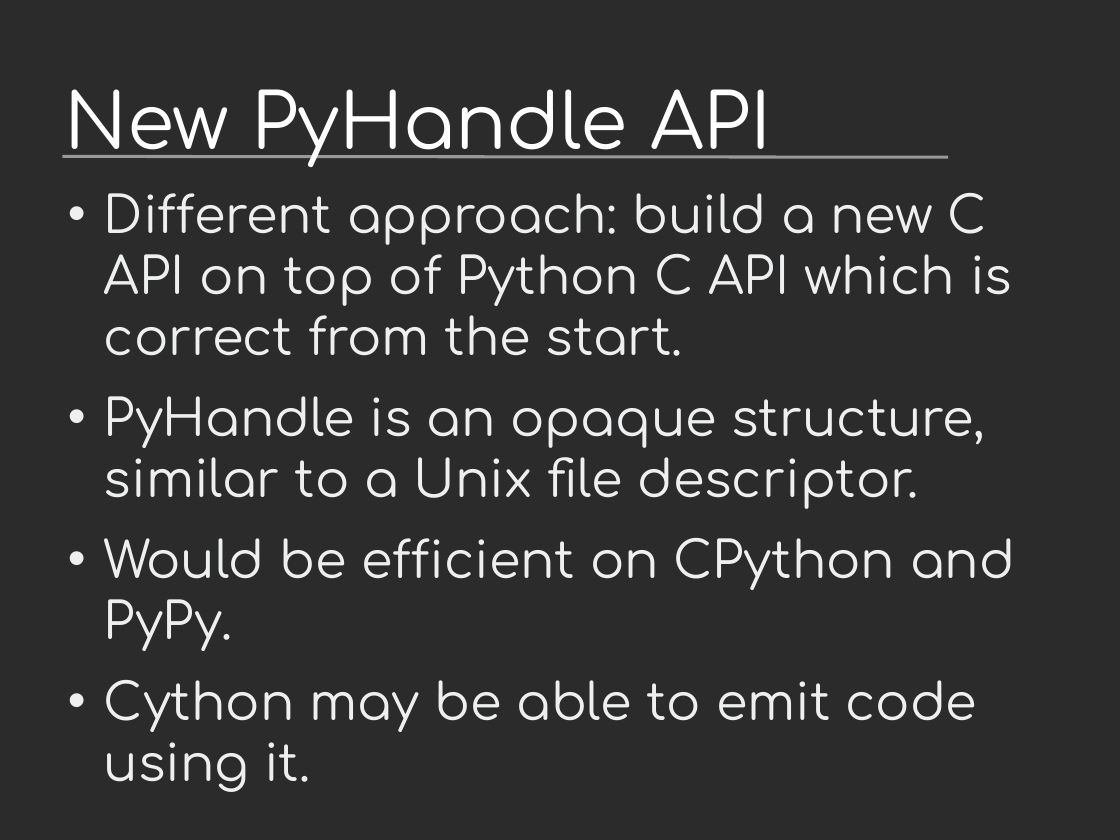
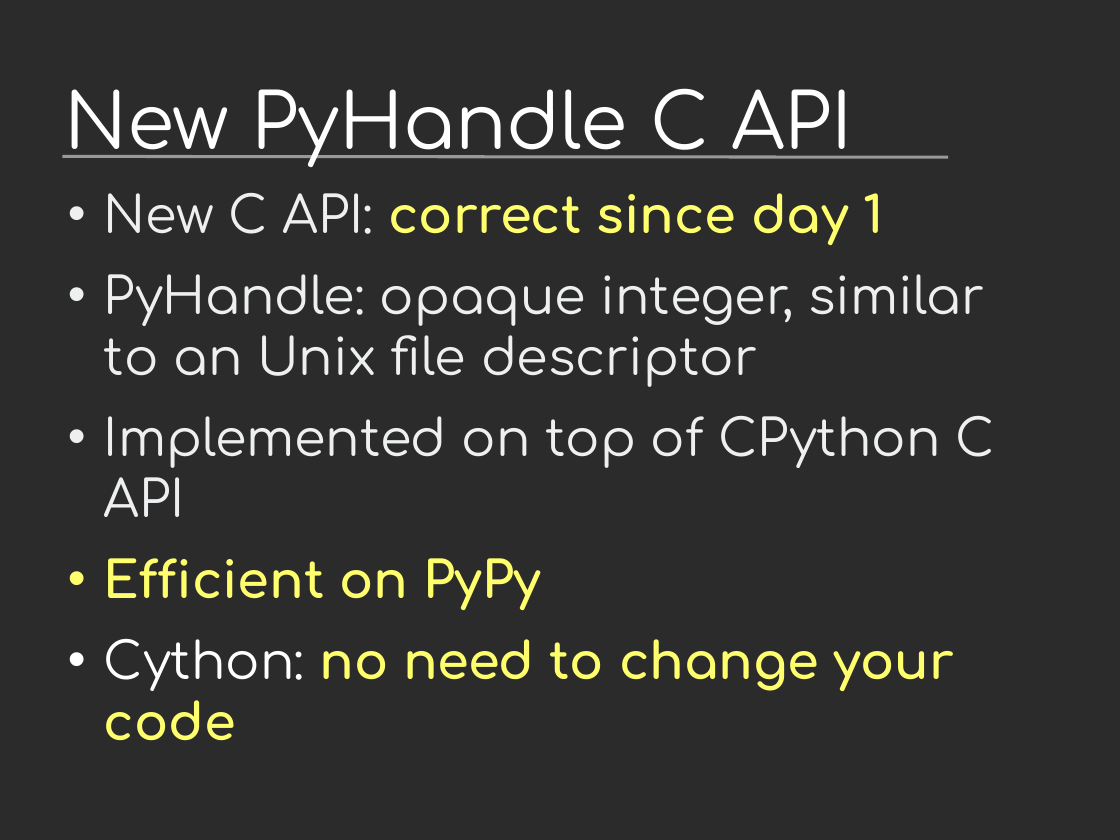
Before and after one commit to vstinner/talks, a slide deck: slide 31 of 2019-EuroPython/python_performance.odp (slide 35 before the commit). Drawn at 1120x840 pixels with LibreOffice and Linux fonts; fonts in the diff are those of the drawing; background and template pictures are left out; a plain dark background stands for a picture behind light text. Boxes give left, top, right and bottom in pixels: in the first picture for what was removed or moved away, otherwise in the second. Text is boxed around its words. In the diff, an @@ line names an element or a change of style, - is before the commit and + after.

Commit message:
EuroPython

```diff
--- a/2019-EuroPython/python_performance.odp
+++ b/2019-EuroPython/python_performance.odp
@@ title at box(64, 88, 852, 167): text changed @@
-New PyHandle API
+New PyHandle C API
@@ text at box(104, 193, 994, 740): text changed @@
-• Different approach: build a new C API on top of Python C API which is correct from the start.
-• PyHandle is an opaque structure, similar to a Unix file descriptor.
-• Would be efficient on CPython and PyPy.
-• Cython may be able to emit code using it.
+• New C API: correct since day 1
+• PyHandle: opaque integer, similar to an Unix file descriptor
+• Implemented on top of CPython C API
+• Efficient on PyPy
+• Cython: no need to change your code
```
Also in this commit, not shown: 19 other slides changed, 4 slides added, 2 slides removed.
